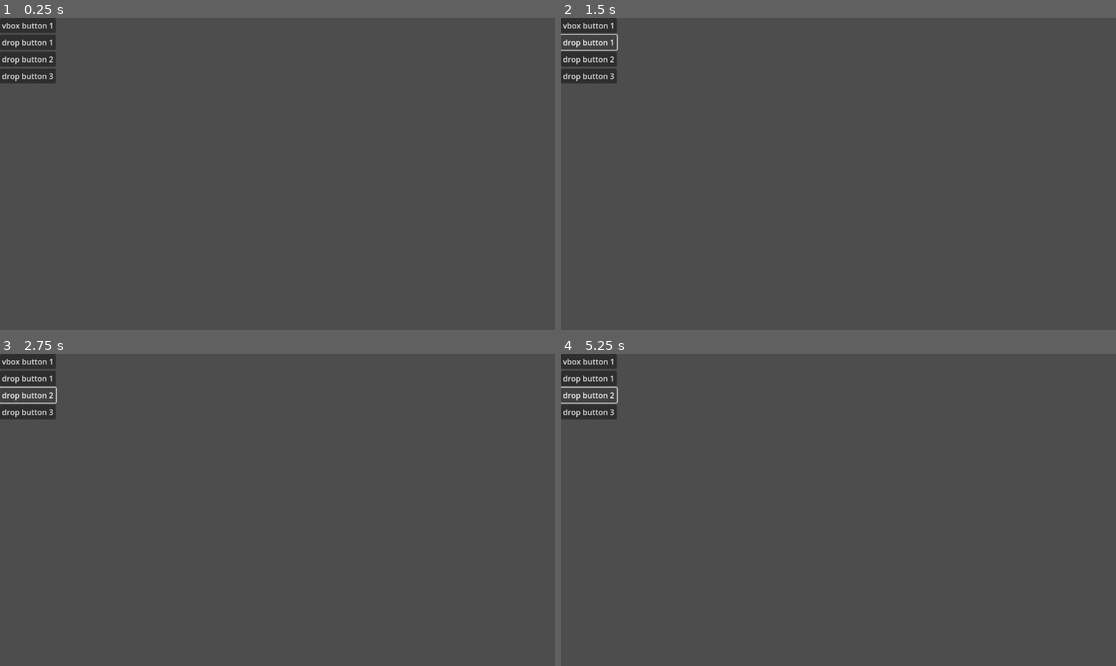
Above: before the commit, frames 1-4 (two rows, left to right).
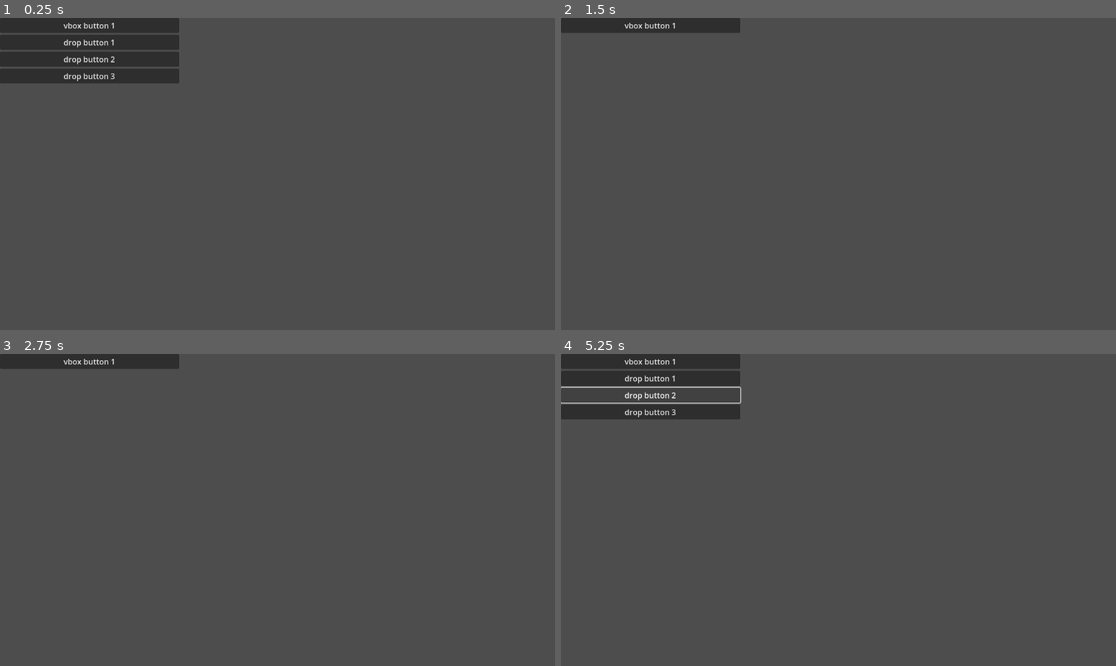
Above: after the commit, the same moments.

Repository: hud987/B2BSaaSSimulator
Game: Godot game, scene res://Scenes/menu_item.tscn
Same seed, same stepped clock (60 frames per second), same inputs: the game is played once before the commit and once after it.
Inputs:
- Up to frame 1 (0.25 s): no input
- Up to frame 2 (1.5 s): click "vbox button 1" at 0.5 s; click "drop button 1" at 1.25 s
- Up to frame 3 (2.75 s): click "drop button 2" at 2 s
- Up to frame 4 (5.25 s): click "drop button 3" at 2.75 s; click "vbox button 1" at 3.5 s; click "drop button 1" at 4.25 s; click "drop button 2" at 5 s

The runs differ from the first frame. In frame 1, 4.4% of the frame differs, in the area x 0-33%, y 0-21%; in frame 2, 2.1%; in frame 3, 2.2%; in frame 4, 3.7%.
Error before the commit: Parse Error: Could not find type "STring" in the current scope. (res://Scenes/expandable_vbox.gd:39)

Commit message:
refactor

Diff:
--- a/Scenes/expandable_vbox.gd
+++ b/Scenes/expandable_vbox.gd
@@ -1,76 +1,20 @@
 extends VBoxContainer
 
-@export var is_expanded = true
-@export var from_center : bool = false
-@export var hover_scale : Vector2 = Vector2(1,1)
+@export var is_expanded : bool = true
+@export var time : float = 0.1
 @export var transition_type : Tween.TransitionType
 
-enum STATE {OPEN,CLOSED,OPENING,CLOSING}
-
-var init = false
-var state :STATE
-var max_size : Vector2i
-var last_size : Vector2i
-
-@onready var v_box = $"."
-
-func _ready():
-	state = STATE.OPEN
-
-func _on_button_pressed():
+func _on_button_pressed() -> void:
 	print("_on_button_pressed")
 	self.expand()
 
-func expand():
+func expand() -> void:
 	print("is_expanded: ", is_expanded)
+	if is_expanded:
+		set_tween("scale", Vector2(1,0), time)
+	else:
+		set_tween("scale", Vector2(1,1), time)
 	is_expanded = !is_expanded
-	if is_expanded:
-		state = STATE.OPENING
-		v_box.scale.y = 1
-		state = STATE.OPEN
-		#control_node.custom_minimum_size.y = top_inputs_container.size.y
-	else:
-		state = STATE.CLOSING
-		#control_node.custom_minimum_size.y = collapse_button/button_container.custom_minimum_size.y
-		v_box.scale.y = 0
-		state = STATE.CLOSED
-	print("state: ", state)
 
-func add_tween(property: STring, value: any, seconds: float) -> void:
-		var tween = get_tree().create_tween()
-		tween.tween_property(target, property, value, seconds).set_trans(transition_type)
-
-#func _process(delta):
-	#if not init:
-		#print("process init")
-		#print("max_size: ", max_size)
-		#max_size = v_box.size
-		#last_size = v_box.size
-		#v_box.custom_minimum_size.y = max_size.y
-		#init = true
-	#
-	#if state == STATE.CLOSING:
-		#v_box.size_flags_vertical = Control.SIZE_SHRINK_BEGIN
-		#print("process closing")
-		#if v_box.custom_minimum_size.y > 0:
-			#v_box.custom_minimum_size.y = lerp(last_size.y,0,0.1)
-			#last_size = v_box.custom_minimum_size
-			#print("last_size: ", last_size)
-		#elif v_box.custom_minimum_size.y == 0:
-			#v_box.size_flags_vertical = Control.SIZE_FILL
-			#for child in v_box.get_children():
-				#child.visible = true if is_expanded else child == $show
-			#state = STATE.CLOSED
-		#
-	#elif state == STATE.OPENING:
-		#print("process opening")
-		#v_box.size_flags_vertical = Control.SIZE_SHRINK_BEGIN
-		#for child in v_box.get_children():
-			#child.visible = true if is_expanded else child == $show
-		#if v_box.custom_minimum_size.y < max_size.y:
-			#v_box.custom_minimum_size.y = lerp(last_size.y,max_size.y,0.1)
-			#last_size = v_box.custom_minimum_size
-			#print("last_size: ", last_size)
-		#elif v_box.custom_minimum_size.y == max_size.y:
-			#v_box.size_flags_vertical = Control.SIZE_FILL
-			#state = STATE.OPEN
+func set_tween(property: String, val: Variant, duration: float) -> void:
+	get_tree().create_tween().tween_property(self, property, val, duration).set_trans(transition_type)
--- a/Scenes/menu_item.tscn
+++ b/Scenes/menu_item.tscn
@@ -10,8 +10,8 @@
 
 [node name="VBoxContainer" type="VBoxContainer" parent="."]
 layout_mode = 0
-offset_right = 40.0
-offset_bottom = 40.0
+offset_right = 372.0
+offset_bottom = 244.0
 
 [node name="Button" type="Button" parent="VBoxContainer"]
 layout_mode = 2
@@ -20,7 +20,8 @@
 [node name="ExpandableVbox" type="VBoxContainer" parent="VBoxContainer"]
 layout_mode = 2
 script = ExtResource("2_el436")
-is_expanded = null
+time = 0.5
+transition_type = 7
 
 [node name="DropButton1" type="Button" parent="VBoxContainer/ExpandableVbox"]
 layout_mode = 2
